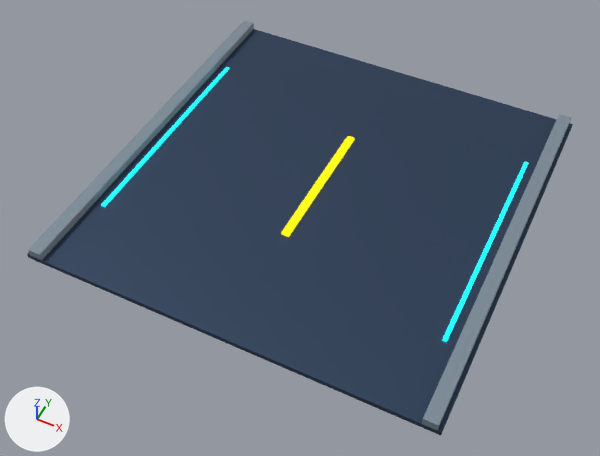
The glTF model assets/models/road.glb, before and after one commit.
Rendered twice from a 50 mm camera at (2.41, -5.26, 5.82) aimed at (-0.03, -0.38, -0.28). Arrows for +X, +Y and +Z are at lower left; the lights stay in place. The picture after the commit comes second.

Names of what the first picture shows: 'Curb', 'Curb.001', 'Guidance strip', 'Guidance strip.001', 'Lane dash', 'Road slab'.
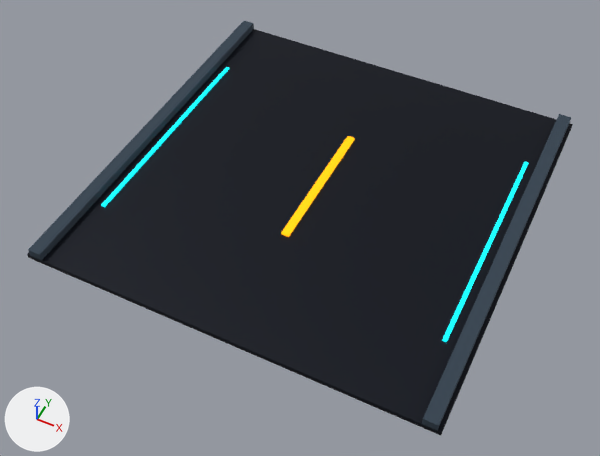
Changed parts and their boxes [x1, y1, x2, y2] in the pictures (600 x 456 px):
'Road slab', recoloured (dark blue to black): [27, 29, 573, 435] in both
'Curb.001', recoloured: [422, 114, 571, 431] in both
'Curb', recoloured: [28, 21, 254, 260] in both

Patch to the scene script:
```diff
--- a/assets/models/road.glb.py
+++ b/assets/models/road.glb.py
@@ mat_dark @@
 mat_dark = principled_material('dark')
-mat_dark.base_color = (0.0314, 0.0588, 0.114)  # dark blue #32455f
+mat_dark.base_color = (0.00243, 0.00478, 0.0123)  # black #080f1d
 mat_dark.metallic = 0.55
@@ mat_concrete @@
 mat_concrete = principled_material('concrete')
-mat_concrete.base_color = (0.204, 0.263, 0.318)  # greyish blue #7d8c99
+mat_concrete.base_color = (0.0343, 0.0561, 0.0823)  # dark blue #344351
 mat_concrete.metallic = 0.1
```
